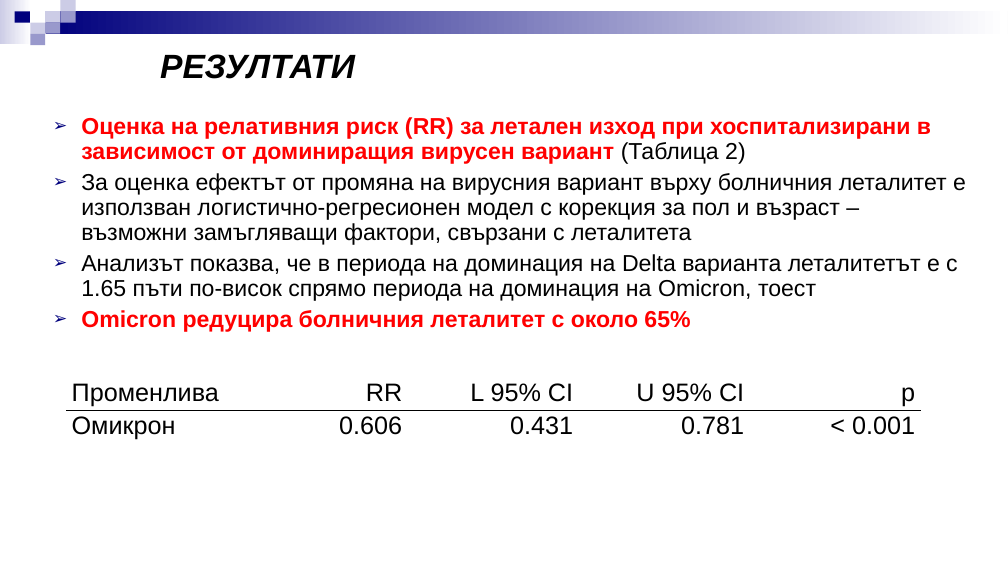
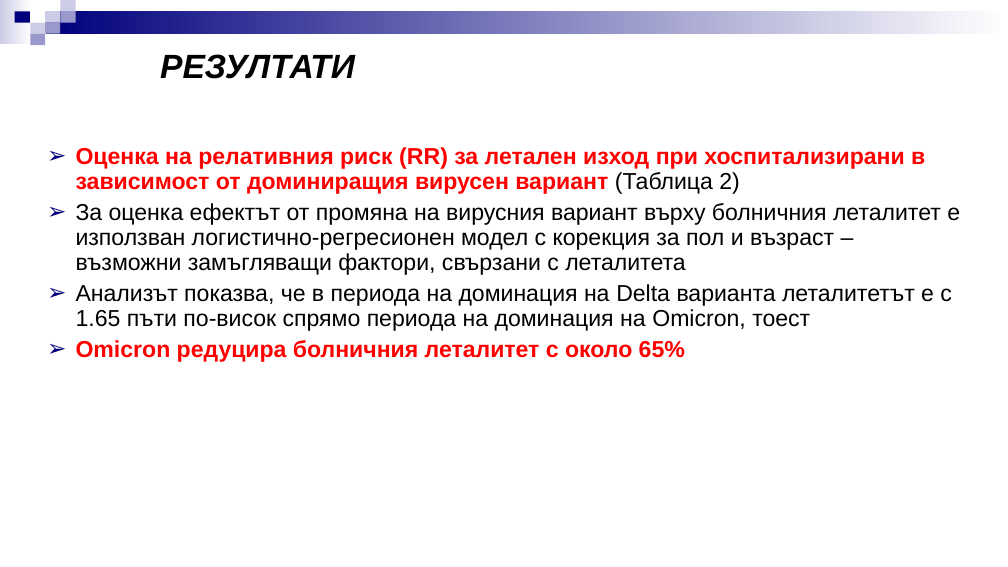
Before and after one commit to kostadinoff/2022-09-15_atanasova_bam, a slide deck: slide 19 of docs/ОМИКРОН-успокоение или предизвикателство-БАМ 2022.ppt. Drawn at 1008x567 pixels with LibreOffice and Linux fonts; fonts in the diff are those of the drawing. Boxes give left, top, right and bottom in pixels: in the first picture for what was removed or moved away, otherwise in the second. Text is boxed around its words. In the diff, an @@ line names an element or a change of style, - is before the commit and + after.

```diff
--- a/docs/ОМИКРОН-успокоение или предизвикателство-БАМ 2022.ppt
+++ b/docs/ОМИКРОН-успокоение или предизвикателство-БАМ 2022.ppt
@@ text "Оценка на релативния риск (RR) ...": place and size @@
-text "Оценка на релативния риск (RR) ..." at (81, 117, 966, 332)
+text "Оценка на релативния риск (RR) ..." at (76, 147, 960, 362)
@@ table removed at (66, 366, 920, 453), 2 rows, 5 columns @@
-Променлива | RR | L 95% CI | U 95% CI | p
-Омикрон | 0.606 | 0.431 | 0.781 | < 0.001
```
Also in this commit, not shown: 18 other slides changed, 3 slides added, 2 slides removed, 5 other files.
